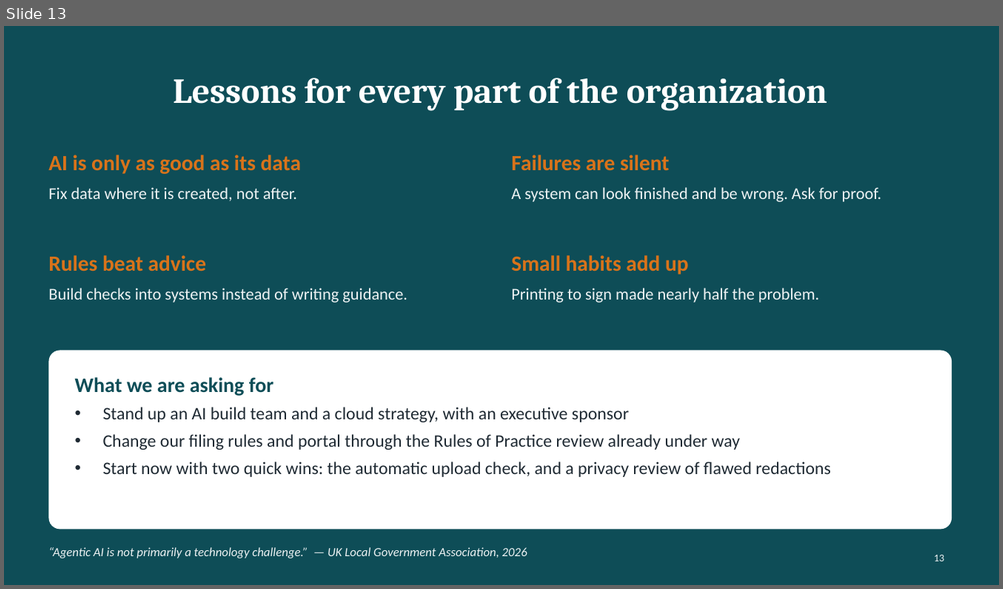
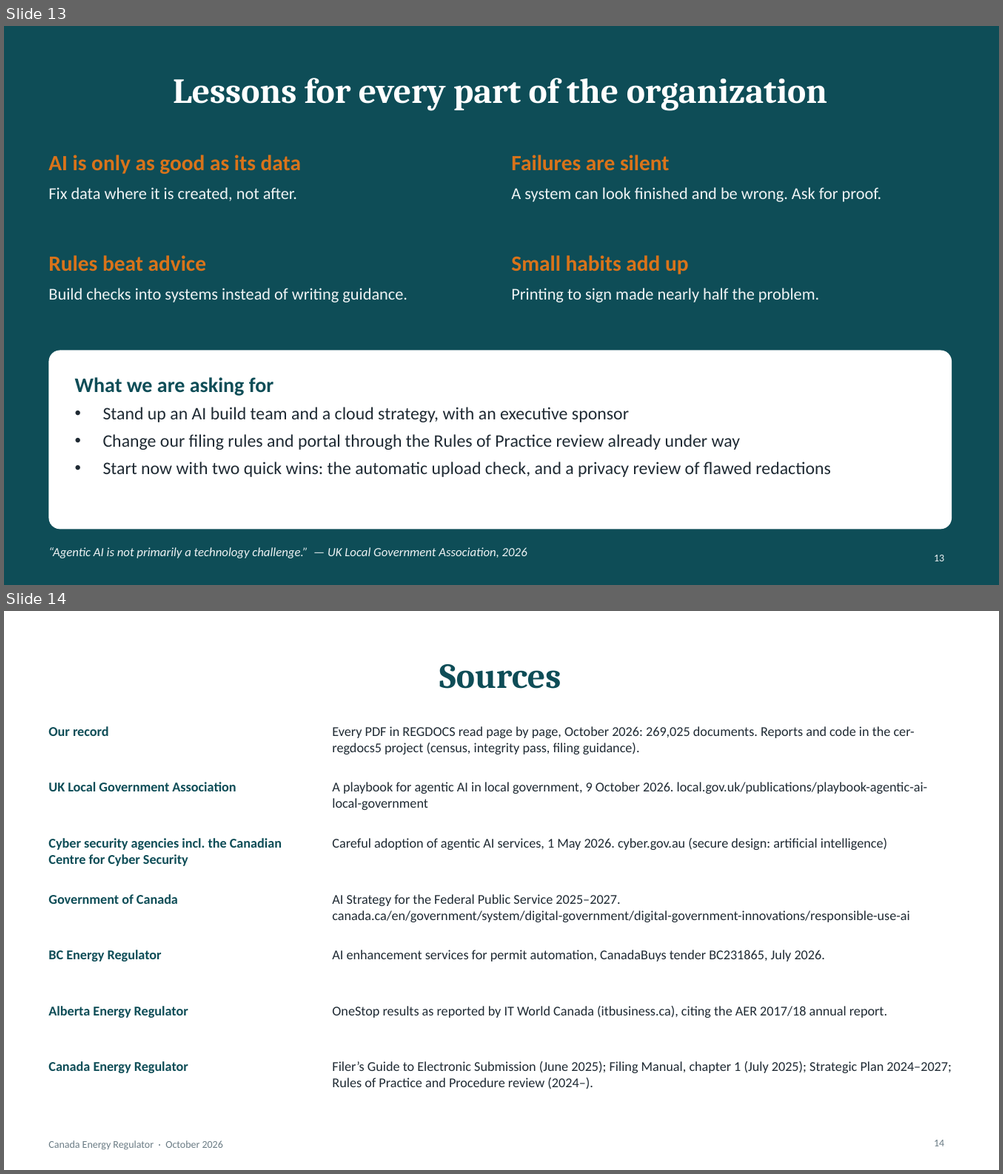
Before and after one commit to jasonvriends/cer-regdocs5, a slide deck: docs/ceo-deck/Getting our filings ready for AI.pptx. Shown one above the other, each under a label of ours: slide 13 before the commit, slides 13 and 14 after it. The pictures are 1003x589 and 1003x1174 pixels, drawn with LibreOffice and Linux fonts; fonts in the diff are those of the drawing. Boxes give left, top, right and bottom in pixels: in the first picture for what was removed or moved away, otherwise in the second. Text is boxed around its words. In the diff, an @@ line names an element or a change of style, - is before the commit and + after.

Commit message:
docs: executive deck cites its sources; SOURCES.md with every link
A Sources slide (14) names the record, the UK LGA agentic AI playbook, the
joint cyber guidance (with the Canadian Centre for Cyber Security), the
federal AI Strategy, the BC Energy Regulator tender, AER OneStop and the
CER's own rules and plans; SOURCES.md gives the links and the estimates.

```diff
--- a/docs/ceo-deck/Getting our filings ready for AI.pptx
+++ b/docs/ceo-deck/Getting our filings ready for AI.pptx
@@ slide 14 added at (x1=4, y1=611, x2=999, y2=1170), background #FFFFFF @@
@@ title added at (x1=439, y1=664, x2=560, y2=689), 34 pt, text #0E4D57, bold @@
+Sources
@@ text added at (x1=48, y1=726, x2=109, y2=736), 13 pt, text #0E4D57, bold @@
+Our record
@@ text added at (x1=332, y1=726, x2=914, y2=755), 13 pt, text #1F2A33 @@
+Every PDF in REGDOCS read page by page, October 2026: 269,025 documents. Reports and code in the cer-regdocs5 project (census, integrity pass, filing guidance).
@@ text added at (x1=48, y1=782, x2=236, y2=792), 13 pt, text #0E4D57, bold @@
+UK Local Government Association
@@ text added at (x1=332, y1=782, x2=928, y2=810), 13 pt, text #1F2A33 @@
+A playbook for agentic AI in local government, 9 October 2026. local.gov.uk/publications/playbook-agentic-ai-local-government
@@ text added at (x1=48, y1=838, x2=282, y2=866), 13 pt, text #0E4D57, bold @@
+Cyber security agencies incl. the Canadian Centre for Cyber Security
@@ text added at (x1=332, y1=838, x2=887, y2=850), 13 pt, text #1F2A33 @@
+Careful adoption of agentic AI services, 1 May 2026. cyber.gov.au (secure design: artificial intelligence)
@@ text added at (x1=48, y1=894, x2=178, y2=904), 13 pt, text #0E4D57, bold @@
+Government of Canada
@@ text added at (x1=332, y1=894, x2=909, y2=923), 13 pt, text #1F2A33 @@
+AI Strategy for the Federal Public Service 2025–2027. canada.ca/en/government/system/digital-government/digital-government-innovations/responsible-use-ai
@@ text added at (x1=48, y1=950, x2=162, y2=962), 13 pt, text #0E4D57, bold @@
+BC Energy Regulator
@@ text added at (x1=332, y1=950, x2=825, y2=962), 13 pt, text #1F2A33 @@
+AI enhancement services for permit automation, CanadaBuys tender BC231865, July 2026.
@@ text added at (x1=48, y1=1006, x2=188, y2=1018), 13 pt, text #0E4D57, bold @@
+Alberta Energy Regulator
@@ text added at (x1=332, y1=1006, x2=887, y2=1018), 13 pt, text #1F2A33 @@
+OneStop results as reported by IT World Canada (itbusiness.ca), citing the AER 2017/18 annual report.
@@ text added at (x1=48, y1=1062, x2=188, y2=1073), 13 pt, text #0E4D57, bold @@
+Canada Energy Regulator
@@ text added at (x1=332, y1=1062, x2=951, y2=1090), 13 pt, text #1F2A33 @@
+Filer’s Guide to Electronic Submission (June 2025); Filing Manual, chapter 1 (July 2025); Strategic Plan 2024–2027; Rules of Practice and Procedure review (2024–).
@@ text added at (x1=48, y1=1141, x2=223, y2=1150), 10 pt, text #6B7C85 @@
+Canada Energy Regulator · October 2026
@@ page number added at (x1=933, y1=1140, x2=944, y2=1147), 10 pt, text #6B7C85 @@
+14
```
Also in this commit, not shown: 2 other files.
